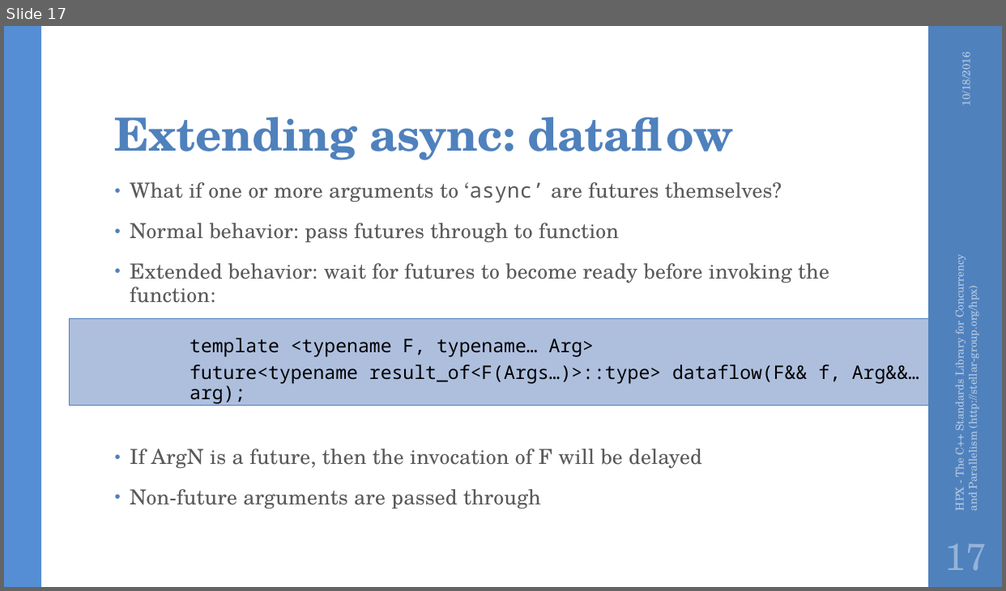
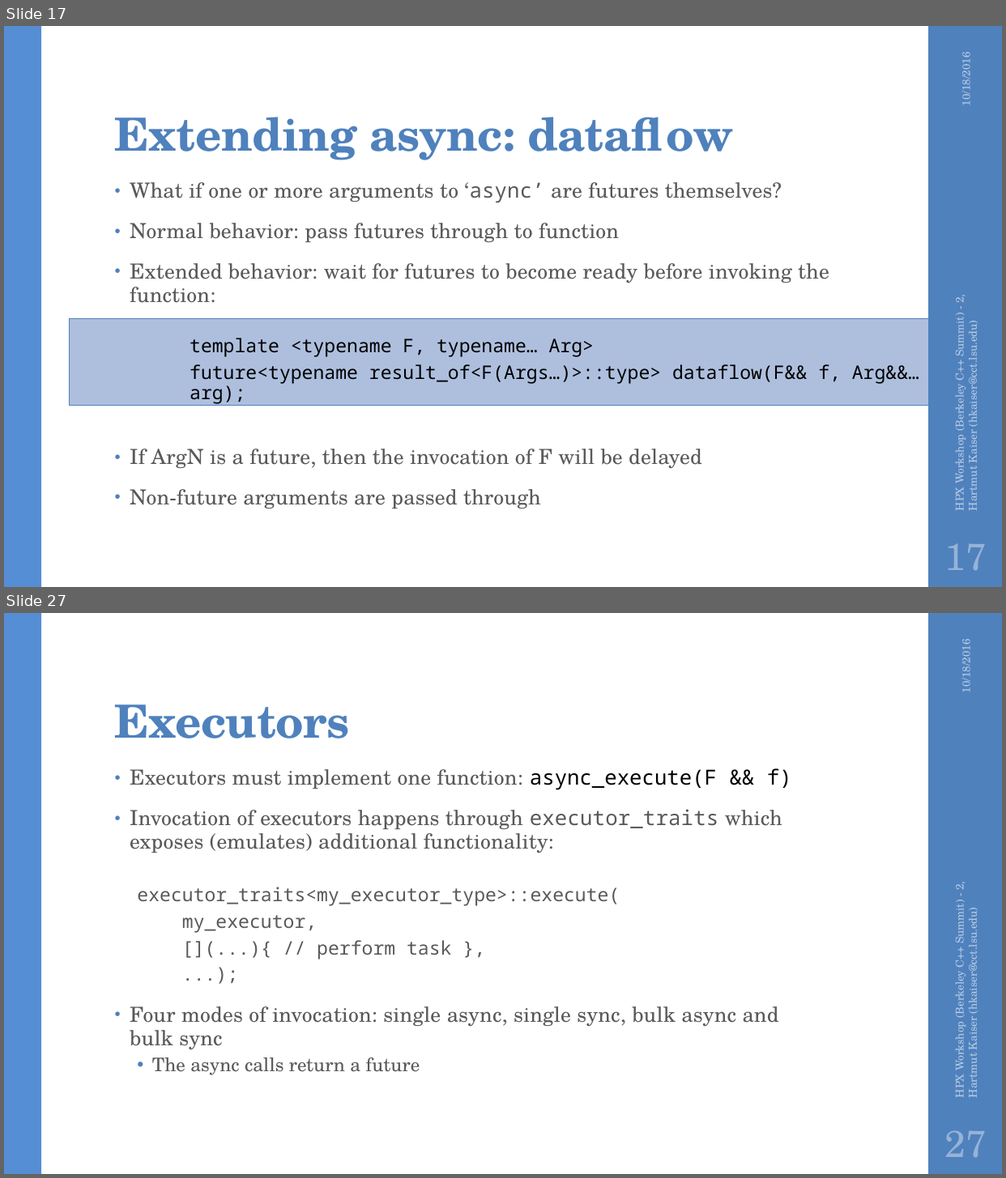
Before and after one commit to STEllAR-GROUP/tutorials, a slide deck: lbl2016/HPX Workshop (Berkeley C++ Summit) - 2.pptx. Shown one above the other, each under a label of ours: slide 17 before the commit, slides 17 and 27 after it; the slides between them are not shown. The pictures are 1006x591 and 1006x1178 pixels, drawn with LibreOffice and Linux fonts; fonts in the diff are those of the drawing; background and template pictures are left out. Boxes give left, top, right and bottom in pixels: in the first picture for what was removed or moved away, otherwise in the second. Text is boxed around its words. In the diff, an @@ line names an element or a change of style, - is before the commit and + after.

```diff
--- a/lbl2016/HPX Workshop (Berkeley C++ Summit) - 2.pptx
+++ b/lbl2016/HPX Workshop (Berkeley C++ Summit) - 2.pptx
@@ slide 27 added at (4,613,1002,1174), background #FFFFFF; not listed: 2 template elements that a slide beside it also shows @@
@@ text added at (957,644,974,692), 10.5 pt, text #B9CDE5 @@
+10/18/2016
@@ title added at (115,705,350,739), 44 pt, text #4F81BD, bold @@
+Executors
@@ text added at (130,769,792,1076), 20 pt, text #595959 @@
+  • Executors must implement one function: async_execute(F && f)
+• Invocation of executors happens through executor_traits which exposes (emulates) additional functionality:
+  executor_traits<my_executor_type>::execute(
+  my_executor,
+  [](...){ // perform task },
+  ...);
+• Four modes of invocation: single async, single sync, bulk async and bulk sync
+  • The async calls return a future
@@ text added at (951,882,980,1097), 10.5 pt, text #B9CDE5 @@
+HPX Workshop (Berkeley C++ Summit) - 2, Hartmut Kaiser (hkaiser@cct.lsu.edu)
@@ page number added at (945,1131,987,1157), 36 pt, text #95B3D7 @@
+27
@@ slide 17 changed as well @@
@@ text at (951,295,980,510): text changed @@
-HPX - The C++ Standards Library for Concurrency and Parallelism (http://stellar-group.org/hpx)
+HPX Workshop (Berkeley C++ Summit) - 2, Hartmut Kaiser (hkaiser@cct.lsu.edu)
```
Also in this commit, not shown: 17 other slides changed, 24 other slides added, 4 other files.
